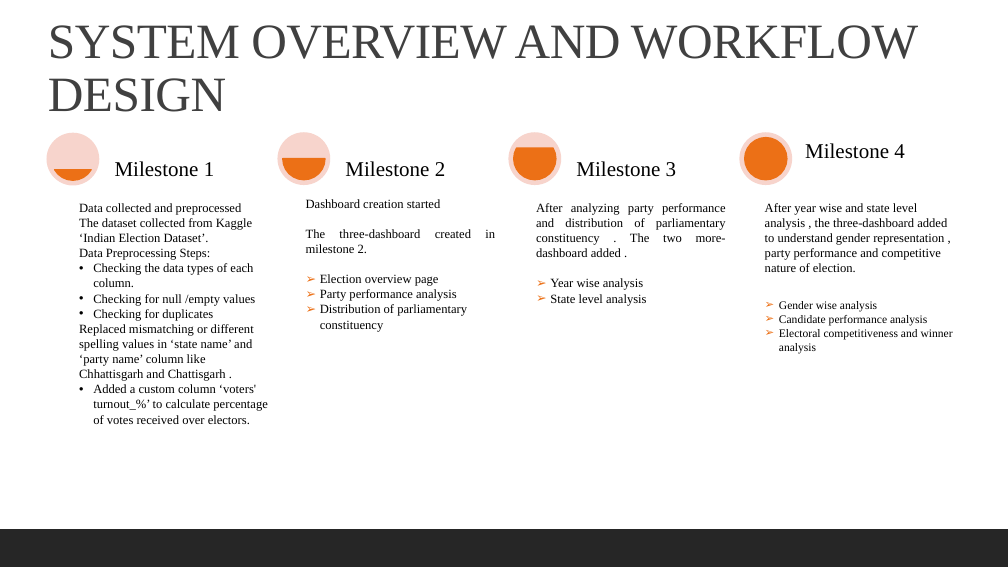
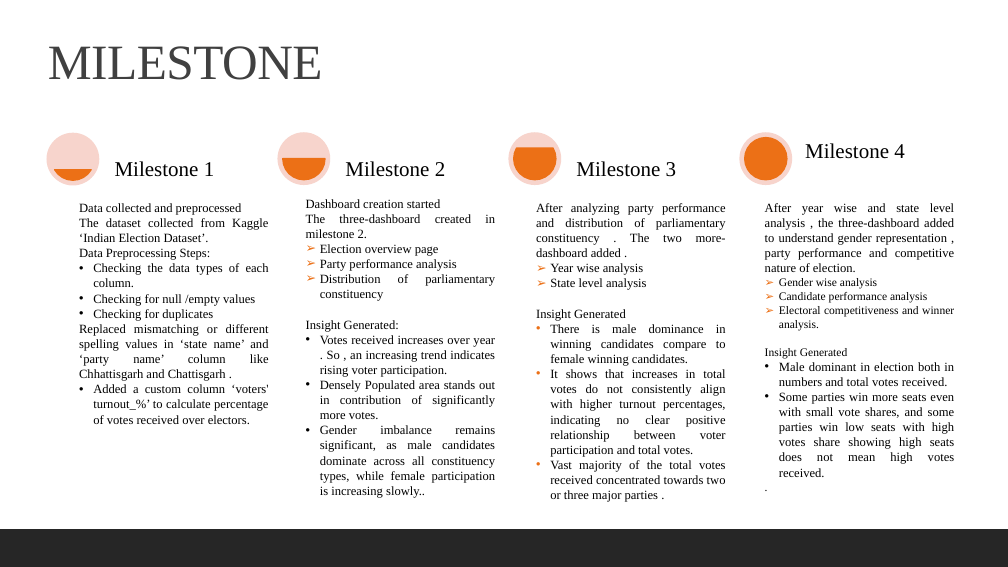
Before and after one commit to aryamishra452/Infosys_Springboard_Virtual_Internship-2026_Batch-11_Team-B, a slide deck: slide 4 of Team Members PPT/KritikaBalpande_ppt.pptx (slide 7 before the commit). Drawn at 1008x567 pixels with LibreOffice and Linux fonts; fonts in the diff are those of the drawing. Boxes give left, top, right and bottom in pixels: in the first picture for what was removed or moved away, otherwise in the second. Text is boxed around its words. In the diff, an @@ line names an element or a change of style, - is before the commit and + after.

```diff
--- a/Team Members PPT/KritikaBalpande_ppt.pptx
+++ b/Team Members PPT/KritikaBalpande_ppt.pptx
@@ text at (48, 46, 323, 80): text changed @@
-SYSTEM OVERVIEW AND WORKFLOW DESIGN
+MILESTONE
@@ text "Data collected and preprocessed" at (79, 203, 269, 424): alignment left to justified @@
@@ text at (306, 199, 495, 301): alignment left to justified @@
@@ text at (765, 203, 954, 303): alignment left to justified @@
@@ text at (306, 320, 496, 498): paragraphs added @@
+Insight Generated:
+• Votes received increases over year . So , an increasing trend indicates rising voter participation.
+• Densely Populated area stands out in contribution of significantly more votes.
+• Gender imbalance remains significant, as male candidates dominate across all constituency types, while female participation is increasing slowly..
@@ text at (536, 309, 726, 502): paragraphs added @@
+Insight Generated
+• There is male dominance in winning candidates compare to female winning candidates.
+• It shows that increases in total votes do not consistently align with higher turnout percentages, indicating no clear positive relationship between voter participation and total votes.
+• Vast majority of the total votes received concentrated towards two or three major parties .
@@ text at (765, 306, 955, 477): text changed; size 11 to 12 pt @@
-➢ Electoral competitiveness and winner analysis
+➢ Electoral competitiveness and winner analysis.
+Insight Generated
+• Male dominant in election both in numbers and total votes received.
+• Some parties win more seats even with small vote shares, and some parties win low seats with high votes share showing high seats does not mean high votes received.
+.
```
Also in this commit, not shown: 5 other slides changed, 1 slide added, 3 slides removed.
